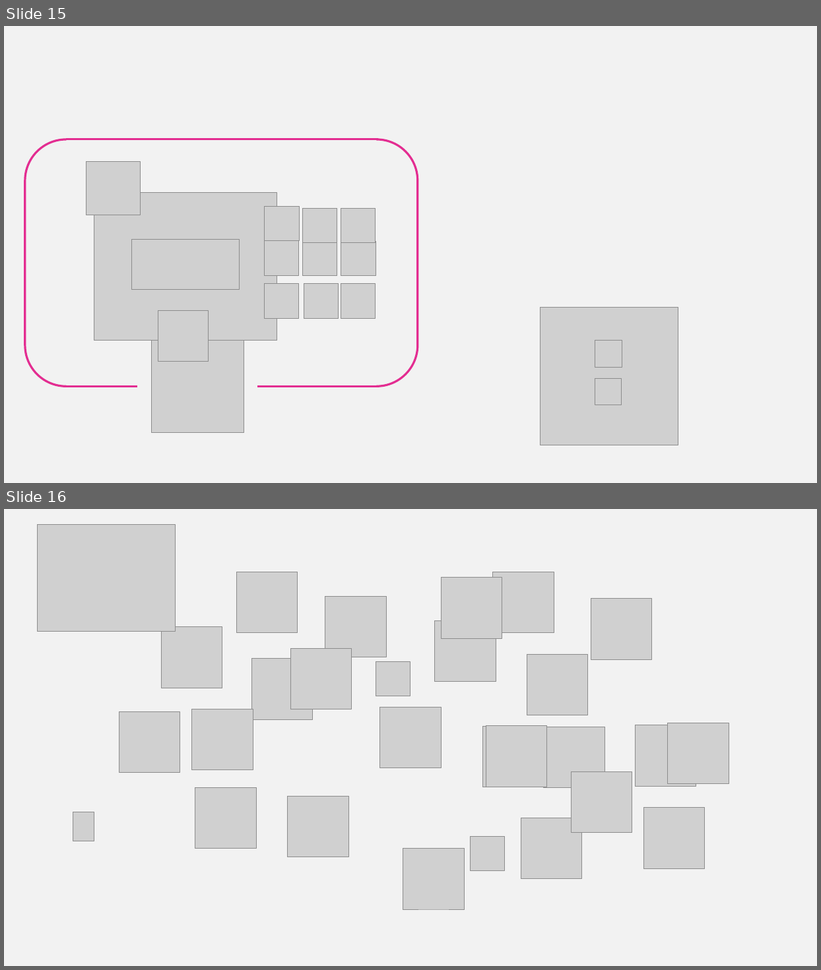
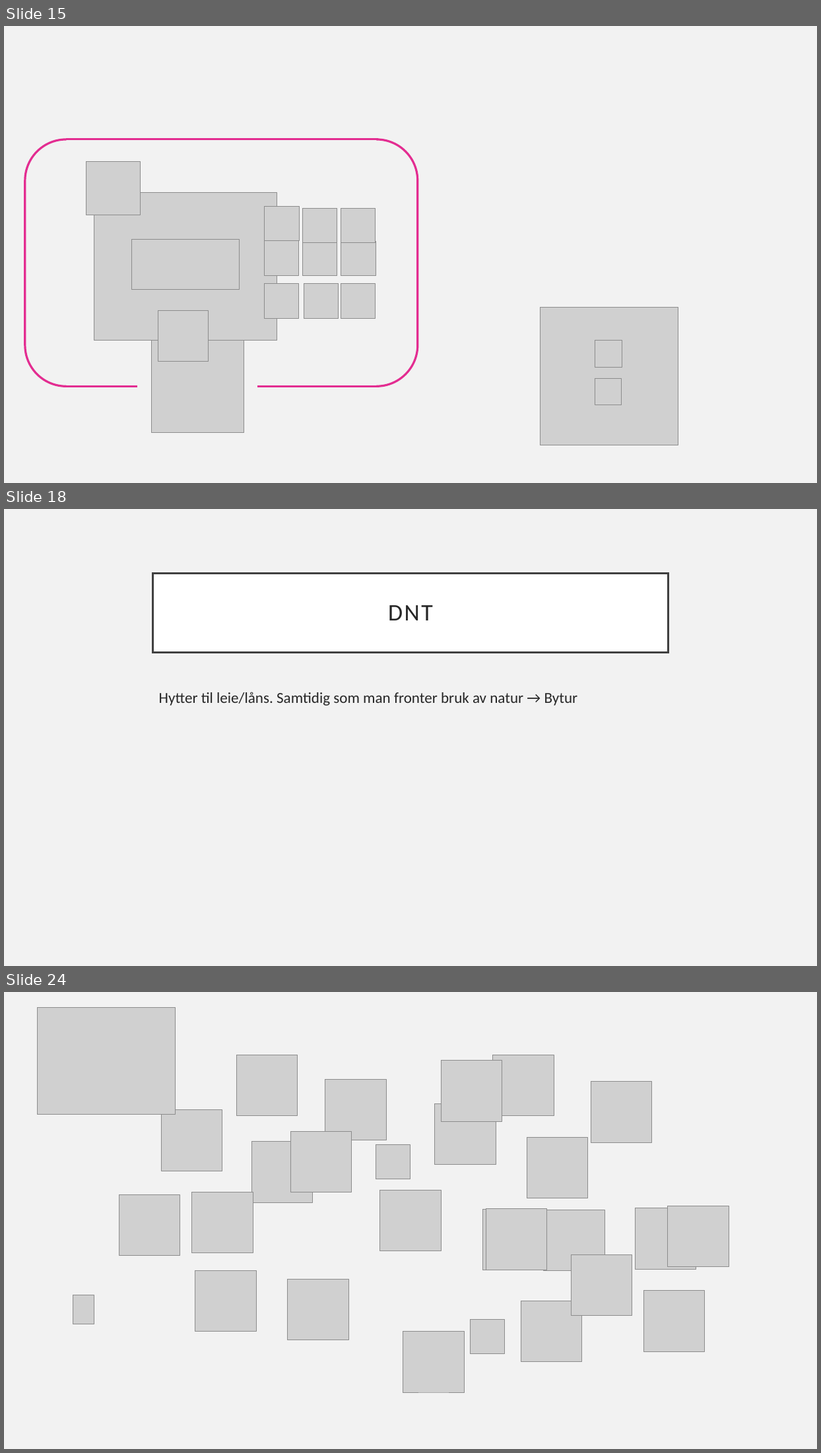
Before and after one commit to knowit/fant, a slide deck: doc/konsept/Fant-.pptx. Shown one above the other, each under a label of ours: slides 15 and 16 before the commit, slides 15, 18 and 24 after it; the slides between them are not shown. The pictures are 821x970 and 821x1453 pixels, drawn with LibreOffice and Linux fonts; fonts in the diff are those of the drawing; grey boxes stand for pictures. Boxes give left, top, right and bottom in pixels: in the first picture for what was removed or moved away, otherwise in the second. Text is boxed around its words. In the diff, an @@ line names an element or a change of style, - is before the commit and + after.

```diff
--- a/doc/konsept/Fant-.pptx
+++ b/doc/konsept/Fant-.pptx
@@ slide 18 added at bbox=[4, 509, 817, 966], background #F2F2F2 @@
@@ title added at bbox=[153, 573, 668, 652], fill #FFFFFF, outline #404040 2.5 pt, 28 pt, text #262626 @@
+DNT
@@ text added at bbox=[159, 692, 578, 706], 18 pt, text #262626 @@
+Hytter til leie/låns. Samtidig som man fronter bruk av natur → Bytur
@@ what was slide 16 is now slide 24 @@
```
Also in this commit, not shown: 1 slide changed, 7 other slides added.
